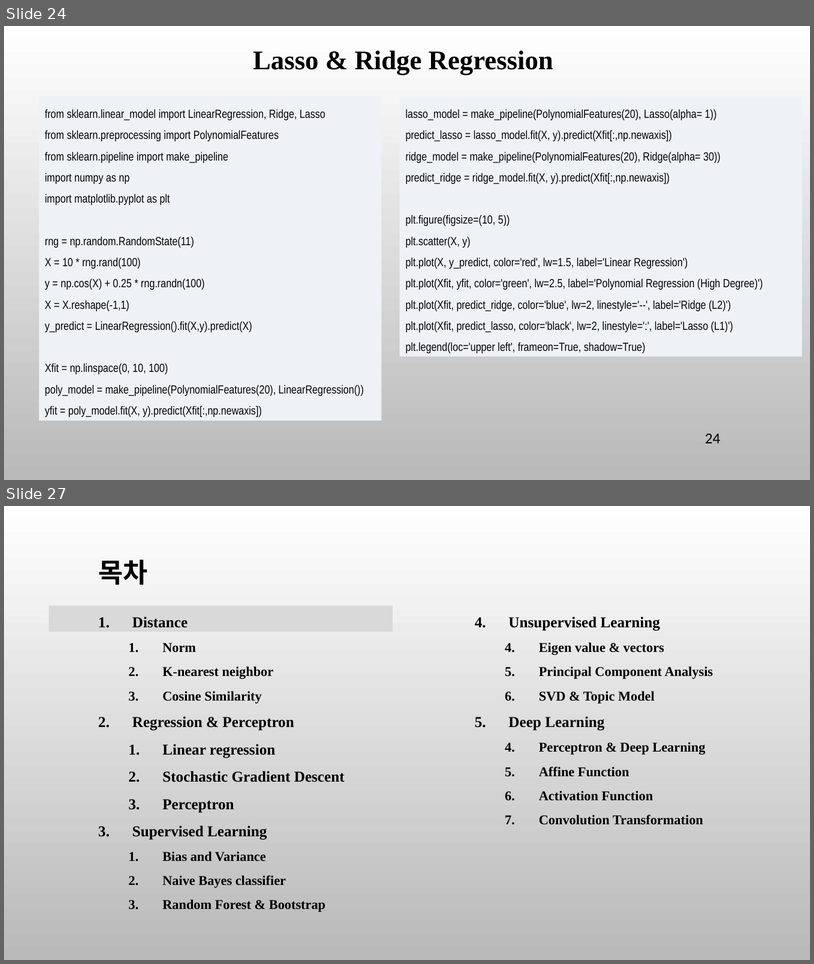
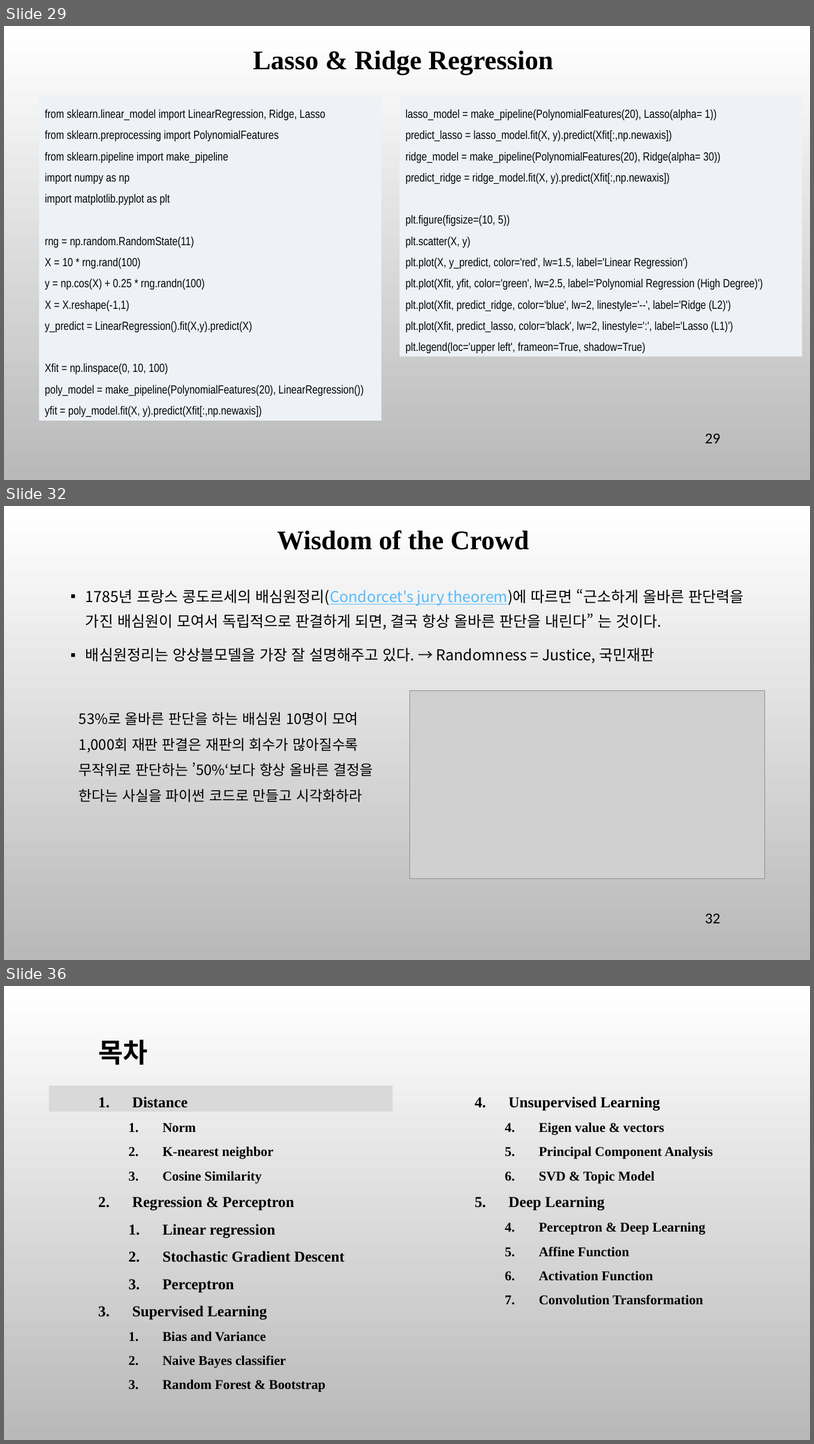
Before and after one commit to ancestor9/mathematics-for-machine-learning, a slide deck: 7_Applications of mathematics.pptx. Shown one above the other, each under a label of ours: slides 24 and 27 before the commit, slides 29, 32 and 36 after it; the slides between them are not shown. The pictures are 814x964 and 814x1444 pixels, drawn with LibreOffice and Linux fonts; fonts in the diff are those of the drawing; grey boxes stand for pictures; background and template pictures are left out. Boxes give left, top, right and bottom in pixels: in the first picture for what was removed or moved away, otherwise in the second. Text is boxed around its words. In the diff, an @@ line names an element or a change of style, - is before the commit and + after.

```diff
--- a/7_Applications of mathematics.pptx
+++ b/7_Applications of mathematics.pptx
@@ slide 32 added at <box>4,506,810,960</box>, background picture (left out) @@
@@ text added at <box>277,530,530,550</box>, 32 pt, text #000000, bold @@
+Wisdom of the Crowd
@@ text added at <box>86,589,744,663</box>, 17.9 pt, text #000000 @@
+▪ 1785년 프랑스 콩도르세의 배심원정리(Condorcet's jury theorem)에 따르면 “근소하게 올바른 판단력을 가진 배심원이 모여서 독립적으로 판결하게 되면, 결국 항상 올바른 판단을 내린다” 는 것이다.
+▪ 배심원정리는 앙상블모델을 가장 잘 설명해주고 있다. → Randomness = Justice, 국민재판
@@ picture added at <box>410,691,765,878</box> @@
@@ text added at <box>79,712,373,802</box>, 17 pt, text #000000 @@
+53%로 올바른 판단을 하는 배심원 10명이 모여 1,000회 재판 판결은 재판의 회수가 많아질수록 무작위로 판단하는 ’50%‘보다 항상 올바른 결정을 한다는 사실을 파이썬 코드로 만들고 시각화하라
@@ page number added at <box>705,913,721,923</box>, 18 pt, text #000000 @@
+32
@@ what was slide 24 is now slide 29 @@
@@ page number at <box>705,433,721,443</box>: text changed @@
-24
+29
@@ what was slide 27 is now slide 36 @@
```
Also in this commit, not shown: 8 slides changed, 10 other slides added, 2 slides removed.
